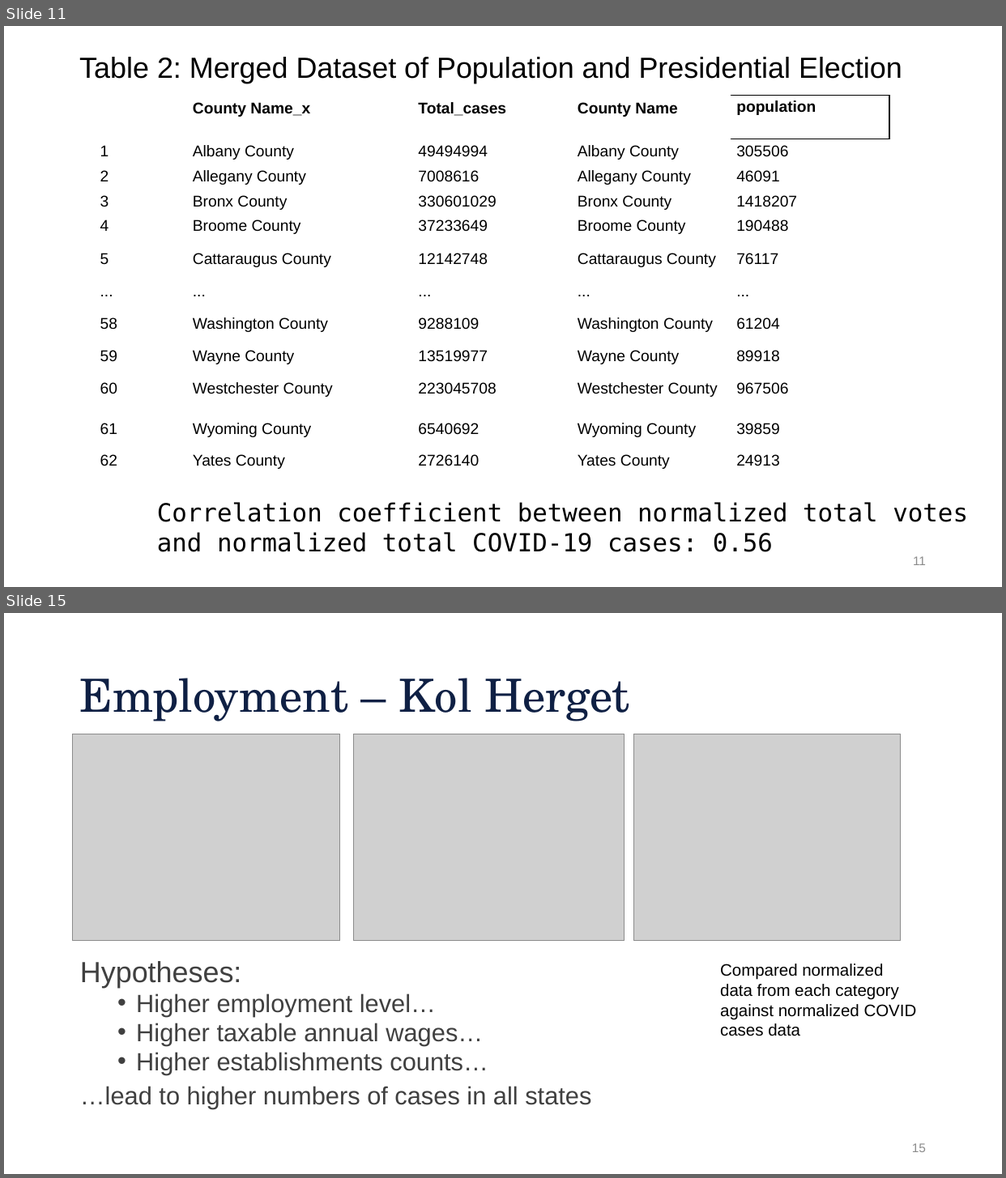
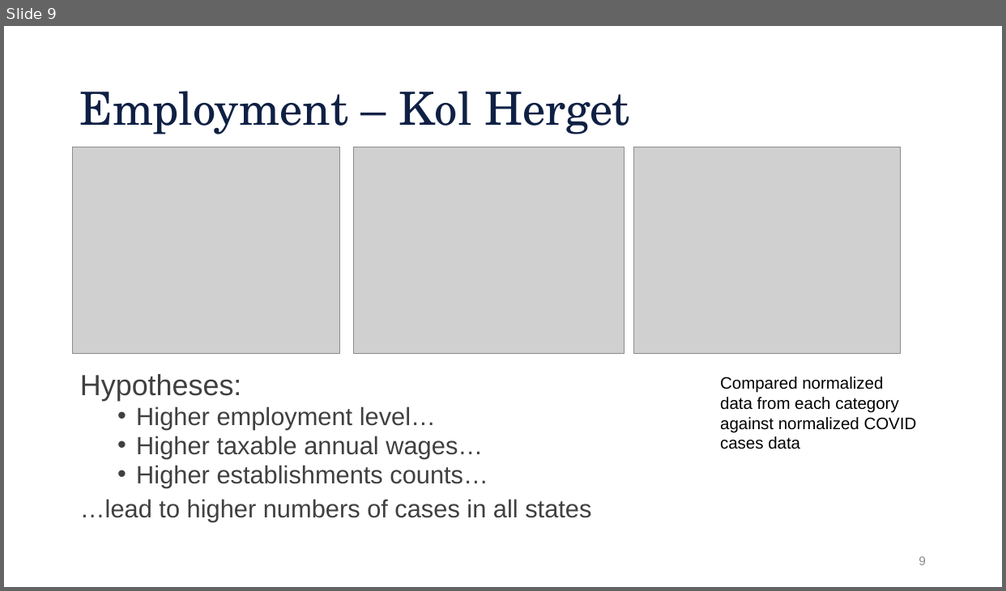
Before and after one commit to aiwayemi/Group-1, a slide deck: ProjPresentation.pptx. Shown one above the other, each under a label of ours: slides 11 and 15 before the commit, slide 9 after it; the slides between them are not shown. The pictures are 1006x1178 and 1006x591 pixels, drawn with LibreOffice and Linux fonts; fonts in the diff are those of the drawing; grey boxes stand for pictures; background and template pictures are left out. Boxes give left, top, right and bottom in pixels: in the first picture for what was removed or moved away, otherwise in the second. Text is boxed around its words. In the diff, an @@ line names an element or a change of style, - is before the commit and + after.

```diff
--- a/ProjPresentation.pptx
+++ b/ProjPresentation.pptx
@@ slide 11 removed at (4,26,1002,587), background #FFFFFF @@
@@ text removed at (79,57,902,84) @@
-Table 2: Merged Dataset of Population and Presidential Election
@@ table removed at (94,95,891,474), 12 rows, 5 columns @@
- | County Name_x | Total_cases | County Name | population
-1 | Albany County | 49494994 | Albany County | 305506
-2 | Allegany County | 7008616 | Allegany County | 46091
-3 | Bronx County | 330601029 | Bronx County | 1418207
-4 | Broome County | 37233649 | Broome County | 190488
-5 | Cattaraugus County | 12142748 | Cattaraugus County | 76117
-... | ... | ... | ... | ...
-58 | Washington County | 9288109 | Washington County | 61204
-59 | Wayne County | 13519977 | Wayne County | 89918
-60 | Westchester County | 223045708 | Westchester County | 967506
-61 | Wyoming County | 6540692 | Wyoming County | 39859
-62 | Yates County | 2726140 | Yates County | 24913
@@ text removed at (157,502,968,552) @@
-Correlation coefficient between normalized total votes and normalized total COVID-19 cases: 0.56
@@ page number removed at (913,557,926,565) @@
-11
@@ what was slide 15 is now slide 9 @@
@@ page number at (918,557,926,565): text changed @@
-15
+9
```
Also in this commit, not shown: 1 slide changed, 5 other slides removed.
